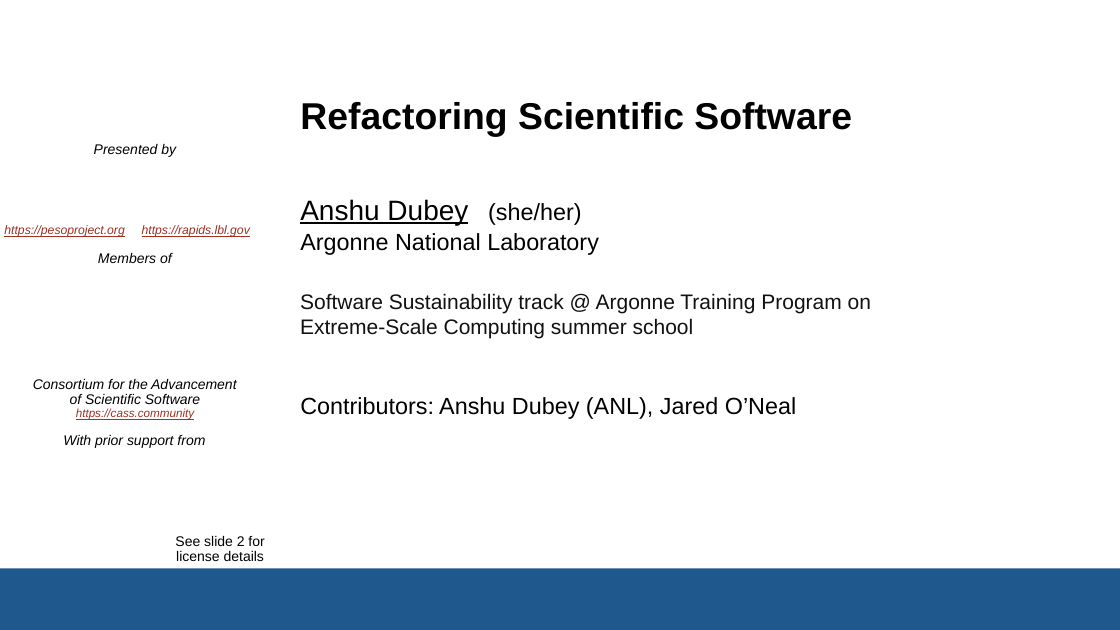
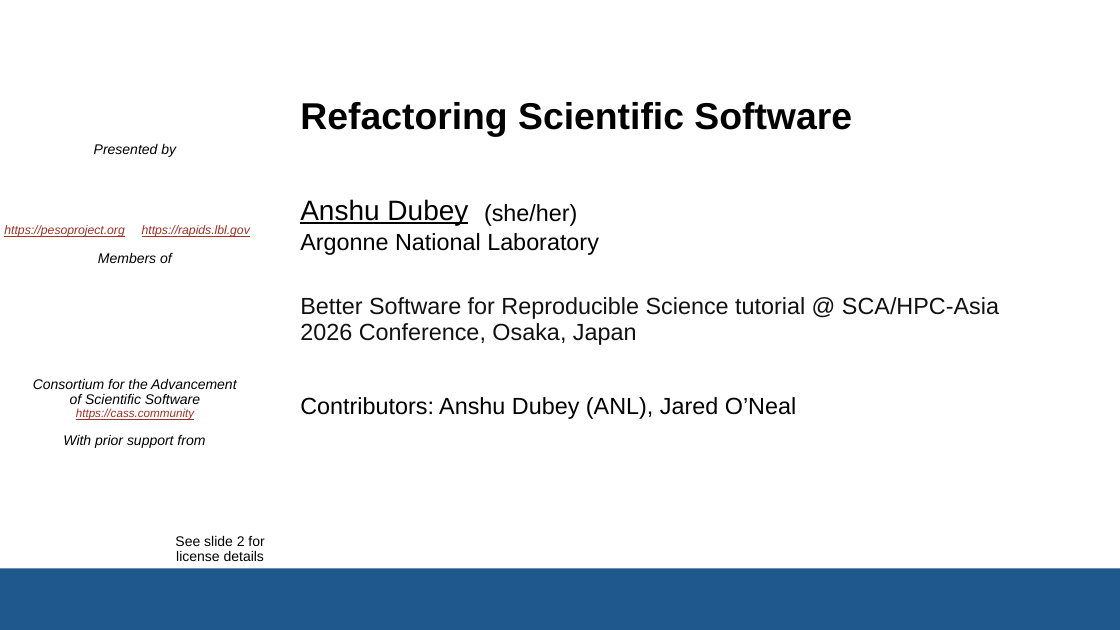
Before and after one commit to bssw-tutorial/presentations, a slide deck: slide 1 of refactoring.pptx. Drawn at 1120x630 pixels with LibreOffice and Linux fonts; fonts in the diff are those of the drawing; background and template pictures are left out. Boxes give left, top, right and bottom in pixels: in the first picture for what was removed or moved away, otherwise in the second. Text is boxed around its words. In the diff, an @@ line names an element or a change of style, - is before the commit and + after.

```diff
--- a/refactoring.pptx
+++ b/refactoring.pptx
@@ text "(she/her)": place and size @@
-text "(she/her)" at bbox=[488, 203, 581, 225]
+text "(she/her)" at bbox=[484, 204, 577, 226]
@@ text removed at bbox=[300, 293, 871, 339] @@
-Software Sustainability track @ Argonne Training Program on Extreme-Scale Computing summer school
@@ text added at bbox=[300, 297, 999, 345], 20 pt, text #111111 @@
+Better Software for Reproducible Science tutorial @ SCA/HPC-Asia 2026 Conference, Osaka, Japan
```
Also in this commit, not shown: 1 other file.
